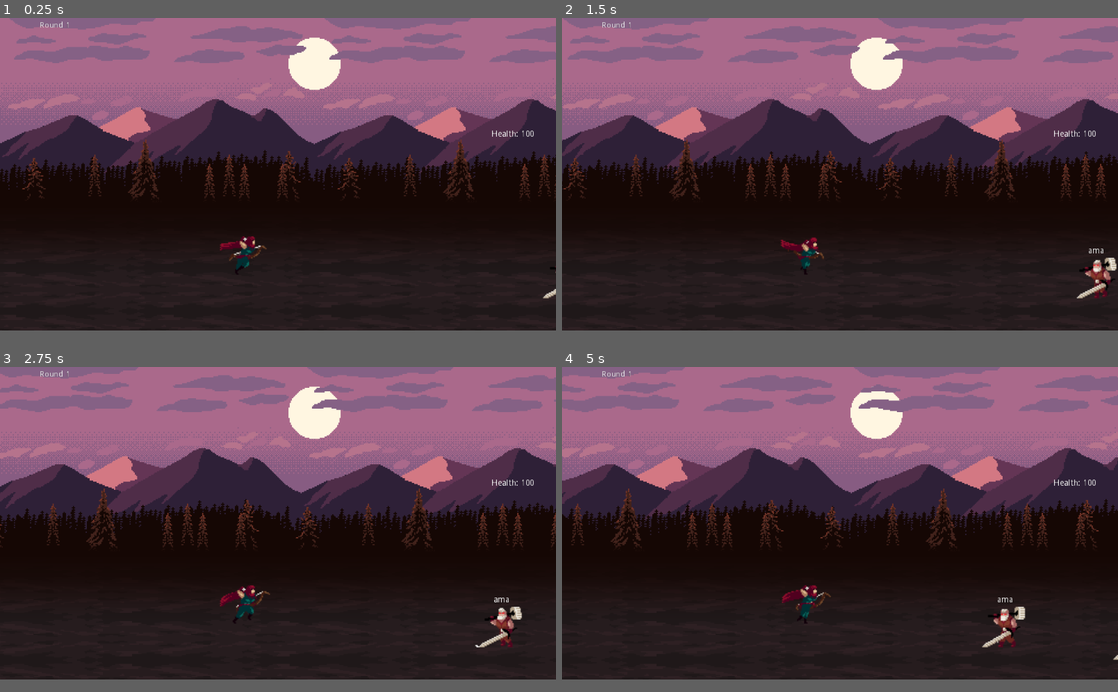
Above: before the commit, frames 1-4 (two rows, left to right).
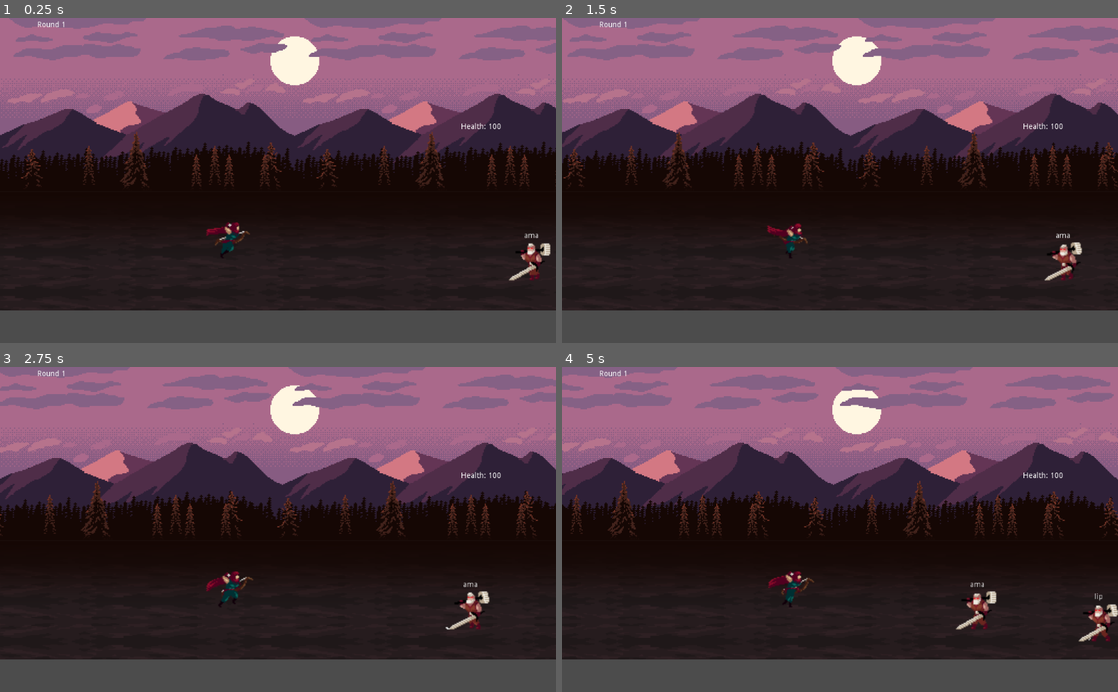
Above: after the commit, the same moments.

Repository: ACubed/Archetype
Game: Godot game, scene res://Scenes/World.tscn
Same seed, same stepped clock (60 frames per second), same inputs: the game is played once before the commit and once after it.
Inputs:
- Up to frame 1 (0.25 s): no input
- Up to frame 2 (1.5 s): tap Enter at 0.5 s; tap Backspace at 0.6, 1.35 s; tap Space at 0.77 s
- Up to frame 3 (2.75 s): tap Space at 1.52 s; tap Backspace at 2.1 s
- Up to frame 4 (5 s): tap Backspace at 2.85, 3.6, 4.35 s; tap Space at 3.02, 3.77, 4.52 s
In our replay, the window is 800x450 before the commit and 800x468 after it. These sizes can differ from the game's own. Grey fills any space a smaller window leaves; there, only what the larger window draws over its background counts as a difference.

The runs differ from the first frame. In frame 1, 25% of the frame differs, in the area x 0-100%, y 0-97%; in frame 2, 26%; in frame 3, 26%; in frame 4, 26%.

Commit message:
fixes

Diff:
--- a/project.godot
+++ b/project.godot
@@ -17,17 +17,8 @@
 
 config/name="Typinator"
 run/main_scene="res://Scenes/World.tscn"
-
-[display]
-
-window/size/width=960
-window/size/height=540
-window/size/resizable=false
-window/size/fullscreen=true
-window/stretch/mode="2d"
-window/stretch/aspect="keep"
+config/icon="res://icon.png"
 
 [rendering]
 
-quality/2d/use_pixel_snap=true
 environment/default_environment="res://default_env.tres"
